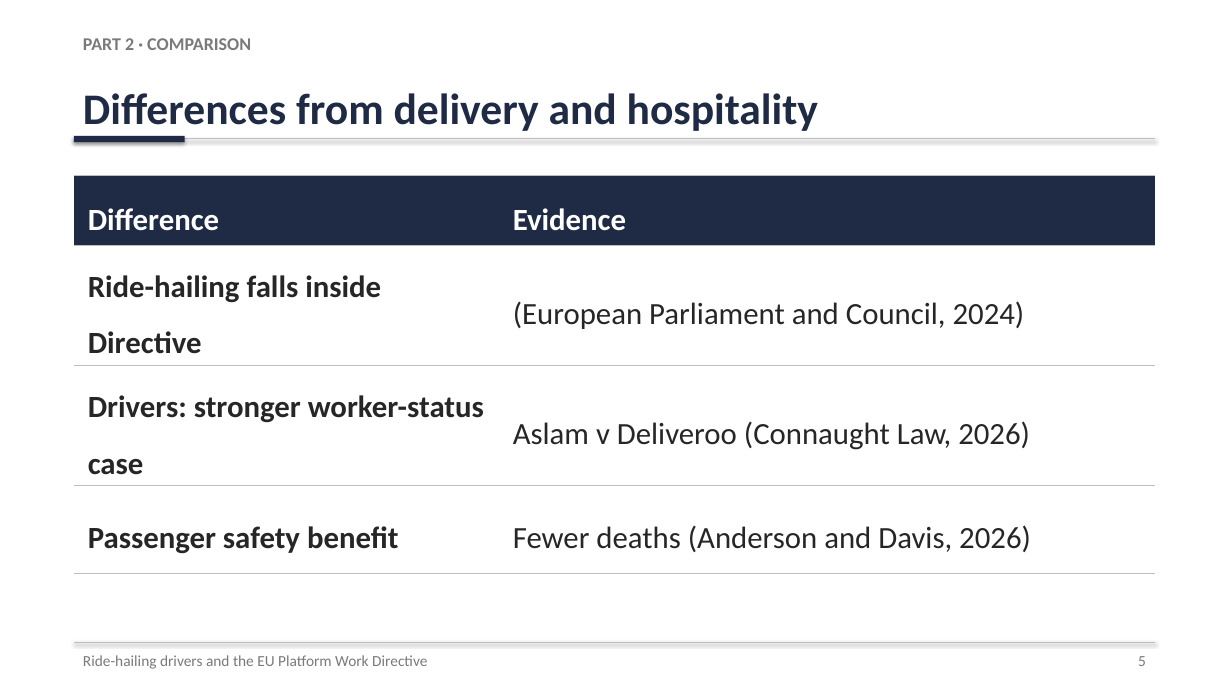
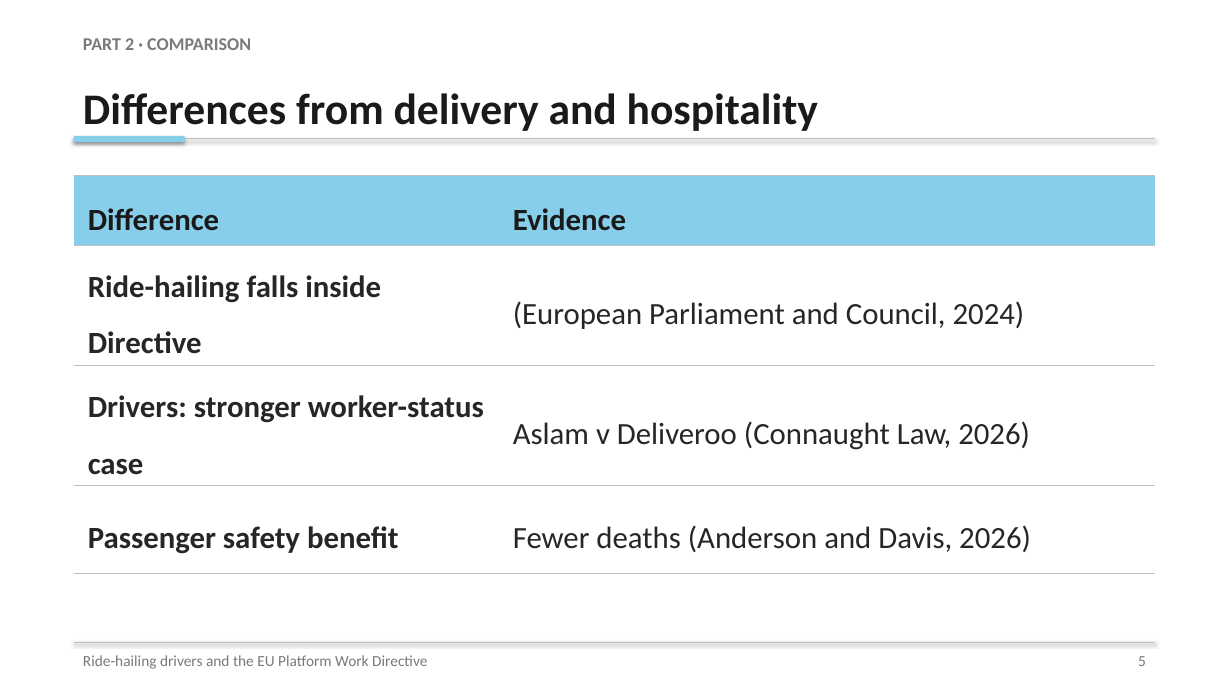
Before and after one commit to karanrg22-svg/skill, a slide deck: slide 5 of Ride-Hailing_Presentation.pptx. Drawn at 1232x693 pixels with LibreOffice and Linux fonts; fonts in the diff are those of the drawing. Boxes give left, top, right and bottom in pixels: in the first picture for what was removed or moved away, otherwise in the second. Text is boxed around its words. In the diff, an @@ line names an element or a change of style, - is before the commit and + after.

```diff
--- a/Ride-Hailing_Presentation.pptx
+++ b/Ride-Hailing_Presentation.pptx
@@ text "Differences from delivery and hospitality" at <box>83,93,818,131</box>: text colour #1F2A44 to #1A1A1A @@
@@ rectangle at <box>74,136,185,142</box>: fill #1F2A44 to #87CEEB @@
@@ table at <box>74,176,1155,558</box> @@
@@ fill #1F2A44 to #87CEEB in row 1 @@
@@ text colour #FFFFFF to #1A1A1A in "Difference", "Evidence" @@
```
Also in this commit, not shown: 10 other slides changed.
